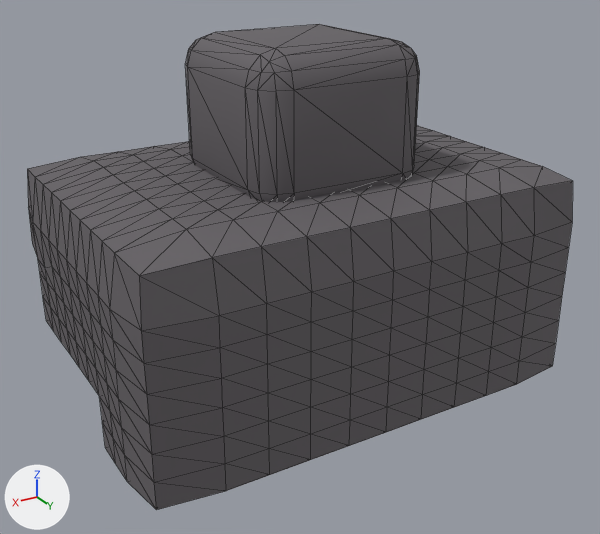
A saved change to the glTF model public/assets/models/characters/wardrobe/hair-topbun-black.glb.
Before and after are seen from a 50 mm camera at (0.439, 0.758, 0.495) aimed at (0.026, 0.069, 0.151). Lighting does not change. The marker at lower left points along +X, +Y and +Z. The older version comes first. Mesh edges are drawn as thin lines.

The first picture shows 'hair_shell', 'hair_topbun'.
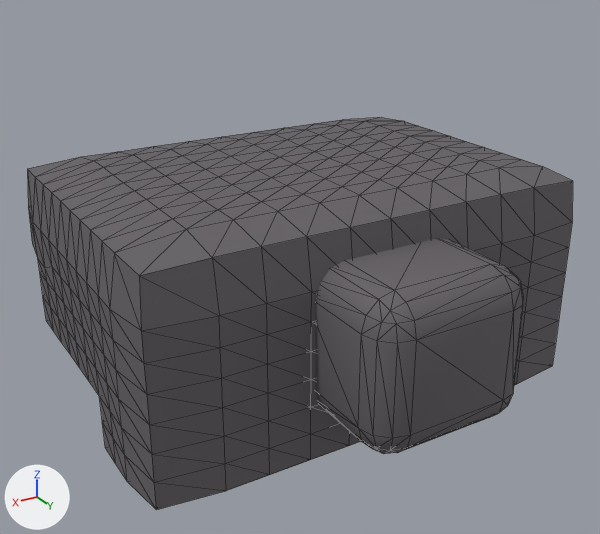
Where the change shows, as pixel boxes (x1, y1, x2, y2) in the pictures (600 x 534 px):
```json
{"object": "hair_bun_back", "change": "added", "after": [315, 238, 524, 454]}
{"object": "hair_topbun", "change": "deleted", "before": [186, 24, 420, 202]}
```

Edits to the scene script, one JSON object a line:
```json
{"op": "add", "block": "me_hair_bun_back", "code": ["me_hair_bun_back = bpy.data.meshes.new('hair_bun_back')", "me_hair_bun_back.from_pydata(...)  # 96 vertices, 188 faces; spans x -0.085..0.085, y 0.142..0.296, z 0.052..0.208", "me_hair_bun_back.materials.append(mat_charmat)"]}
{"op": "remove", "block": "ob_hair_topbun", "code": ["ob_hair_topbun = bpy.data.objects.new('hair_topbun', me_hair_topbun)", "ob_hair_topbun.location = (0.0, 0.0, 0.0)"]}
{"op": "add", "block": "ob_hair_bun_back", "code": ["ob_hair_bun_back = bpy.data.objects.new('hair_bun_back', me_hair_bun_back)", "ob_hair_bun_back.location = (0.0, 0.0, 0.0)"]}
```
